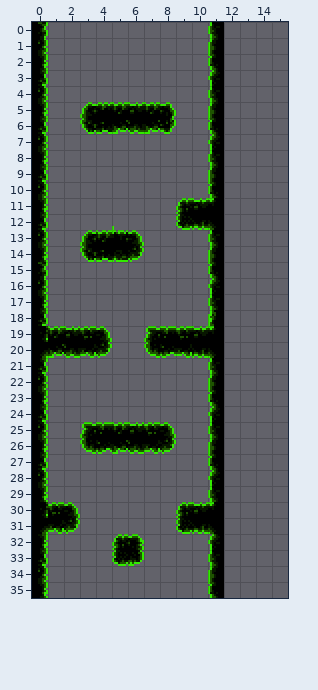
An edit to a level. Tiled map, tiled/tmx/green/green_medium_1.tmx. Above, as it was before the edit.
Cells are 8x8 px. Shown: x 0..15, y 0..35. The old version is drawn lined up with the new one.
New version:
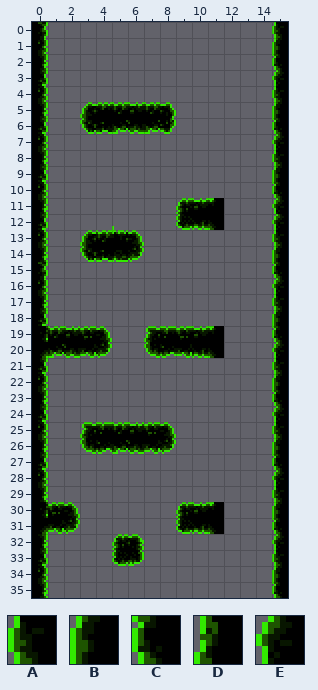
Key: from "tiles_green": A 18, B 36, C 54, D 58, E 72.
_ is an empty cell.
Diff:
map size 12x36 -> 16x36 cells
Layer "border":
y 0: x 11 A -> _; x 15 _ -> A
y 1: x 11 B -> _; x 15 _ -> B
y 2: x 11 C -> _; x 15 _ -> C
y 3: x 11 E -> _; x 15 _ -> E
y 4: x 11 A -> _; x 15 _ -> A
y 5: x 11 B -> _; x 15 _ -> B
y 6: x 11 C -> _; x 15 _ -> C
y 7: x 11 E -> _; x 15 _ -> E
y 8: x 11 A -> _; x 15 _ -> A
y 9: x 11 B -> _; x 15 _ -> B
y 10: x 11 C -> _; x 15 _ -> C
y 11..12: x 15 _ -> E
y 13: x 11 A -> _; x 15 _ -> A
y 14: x 11 B -> _; x 15 _ -> B
y 15: x 11 C -> _; x 15 _ -> C
y 16: x 11 E -> _; x 15 _ -> E
y 17: x 11 A -> _; x 15 _ -> A
y 18: x 11 B -> _; x 15 _ -> B
y 19: x 15 _ -> C
y 20: x 15 _ -> E
y 21: x 11 A -> _; x 15 _ -> A
y 22: x 11 B -> _; x 15 _ -> B
y 23: x 11 C -> _; x 15 _ -> C
y 24: x 11 E -> _; x 15 _ -> E
y 25: x 11 A -> _; x 15 _ -> A
y 26: x 11 B -> _; x 15 _ -> B
y 27: x 11 C -> _; x 15 _ -> C
y 28: x 11 E -> _; x 15 _ -> E
y 29: x 11 A -> _; x 15 _ -> A
y 30: x 15 _ -> B
y 31: x 15 _ -> C
y 32: x 11 E -> _; x 15 _ -> E
y 33: x 11 A -> _; x 15 _ -> A
y 34: x 11 B -> _; x 15 _ -> B
y 35: x 11 C -> _; x 15 _ -> C
Layer "Tile Layer 1":
y 18: x 11 D -> _
Boxes around the changes in both pictures, in picture pixels (x1, y1, x2, y2):
removed: (208, 22, 224, 198)
added: (272, 22, 288, 598)
removed: (208, 230, 224, 326)
removed: (208, 358, 224, 502)
removed: (208, 534, 224, 598)
